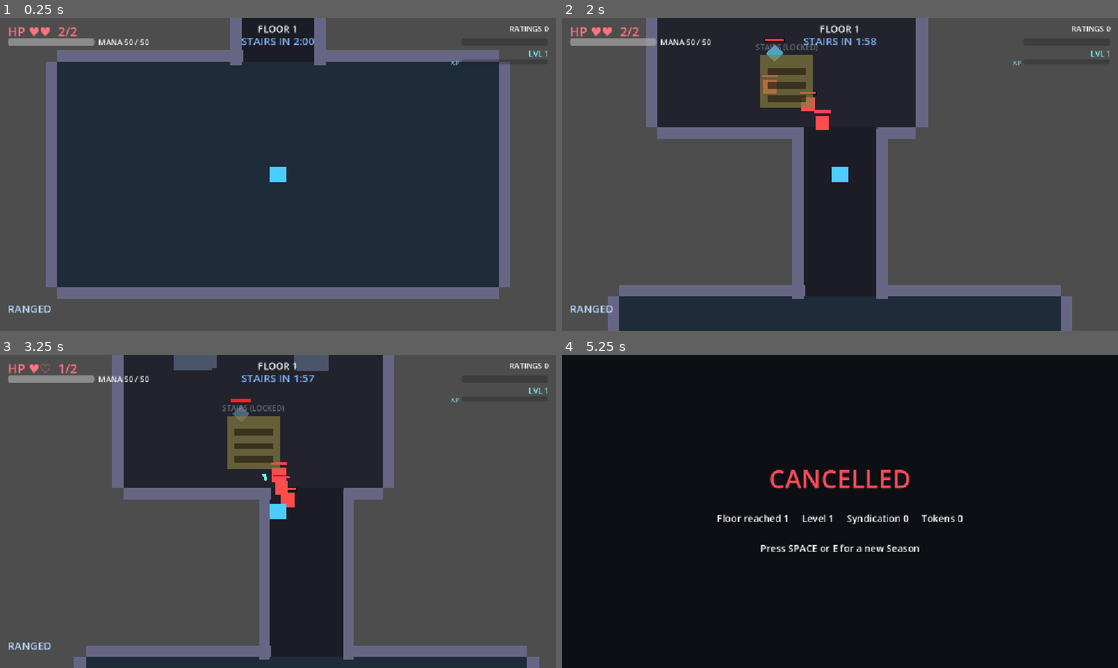
Above: before the commit, frames 1-4 (two rows, left to right).
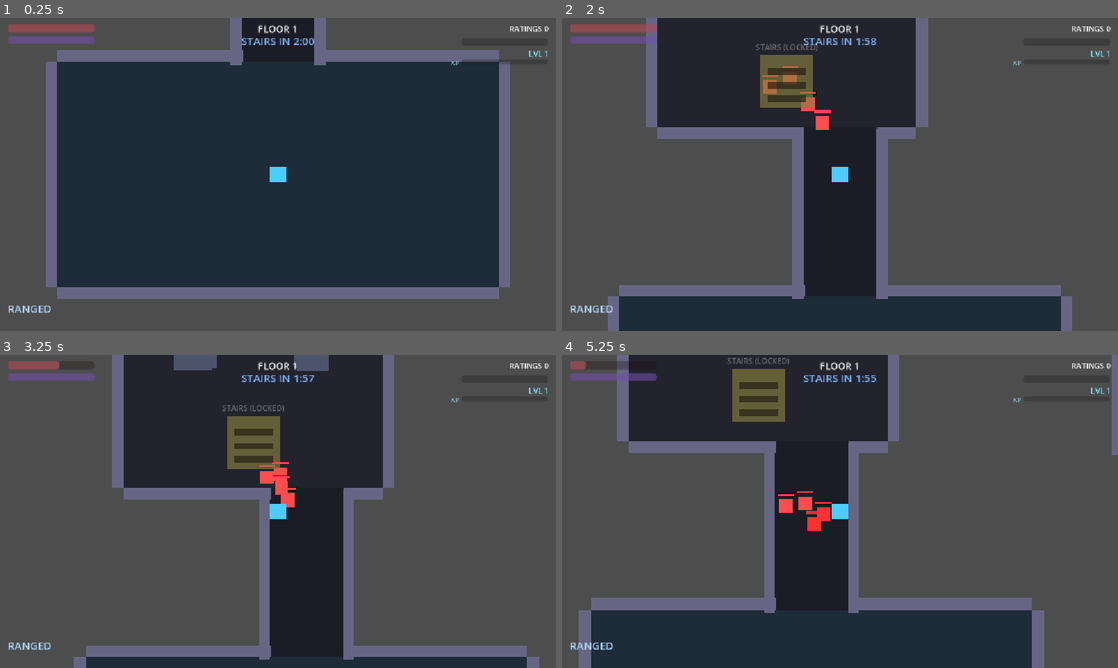
Above: after the commit, the same moments.

Repository: nderman/dungeon-grinder-cal
Game: Godot game, scene res://Floor.tscn
Two runs of this game, one before a commit and one after it. Both use one fixed random seed, a clock stepped at 60 frames per second and the inputs below.
Inputs (mouse positions are in pixels of both pictures, inside the frame that each line leads up to):
- Up to frame 1 (0.25 s): no input
- Up to frame 2 (2 s): tap Enter (ui_accept) at 0.5, 0.77, 0.8, 1.07, 1.35, 1.52, 1.82 s; move the mouse to (812, 237) at 0.52 s; hold E (interact) 0.53-1.28 s; hold W (move_up) from 0.53 s (still down); move the mouse to (1006, 221) at 1.27 s; tap E (interact) at 1.55 s
- Up to frame 3 (3.25 s): move the mouse to (111, 464) at 2.02 s; release W (move_up) at 2.03 s; hold Enter (ui_accept) 2.03-2.78 s; hold A (move_left) from 2.03 s (still down); tap Down (aim_down) at 2.1 s; move the mouse to (305, 511) at 2.77 s; tap Left (aim_left) at 2.85 s; tap Enter (ui_accept) at 3.02 s; tap E (interact) at 3.05 s
- Up to frame 4 (5.25 s): tap Enter (ui_accept) at 3.32, 4.52, 4.82 s; move the mouse to (756, 433) at 3.52 s; release A (move_left) at 3.53 s; hold S (move_down) 3.53-4.28 s; hold Enter (ui_accept) 3.53-4.28 s; tap Right (aim_right) at 3.6 s; move the mouse to (962, 495) at 4.27 s; hold D (move_right) 4.28-5.03 s; tap Up (aim_up) at 4.35 s; tap E (interact) at 4.55 s; move the mouse to (728, 527) at 5.02 s; hold W (move_up) from 5.03 s (still down); hold Space (dash) from 5.03 s (still down)

The runs differ from the first frame. In frame 1, 1.1% of the frame differs, in the area x 1-27%, y 2-9%; in frame 2, 1.3%; in frame 3, 1.1%; in frame 4, 94%, in the area x 0-100%, y 0-100%.

Commit message:
Health bar + HP-pool rescale; boss navmesh, knockback & arena fixes
Health is now a continuous HP pool, and the boss arena behaves.

Health:
- HP pool = CON×4 (≈ 20 HP per old heart). Only the player pool and what damages/
  heals it scaled ×20 (enemy damage 20, boss 40/20, collapse 20, potions (1+tier)·20)
  — enemy HP and player weapon damage stay in their own unit, so lethality is
  unchanged. Continuous pool enables granular heals + the planned CON regen.
- HUD: heart glyphs → a red health bar + purple mana bar; dropped the HP/MANA text.

Boss / arena:
- Boss wedging fixed properly: cover is baked into the navmesh as obstructions, at two
  agent radii — mobs (22, default map) and a boss-sized mesh (48, its own map, freed in
  _exit_tree). The boss collides with cover but paths AROUND it; beeline fallback if a
  path can't be found. Floor Boss scale 1.7→1.45 so it fits 150px doorways.
- Knockback no longer punts enemies through walls / out of the map (move_and_collide);
  big bosses (scale ≥ 1.3) aren't shoved.
- Boss rooms spawn adds (more on lower floors) that stay dormant until the arena locks,
  then wake with the boss.

Co-Authored-By: Claude Opus 4.7 (1M context) <noreply@anthropic.com>

Diff:
--- a/game-client/components/AIComponent.gd
+++ b/game-client/components/AIComponent.gd
@@ -14,7 +14,7 @@
 @export var attack_range: float = 60.0
 @export var telegraph_duration: float = 0.3   # Glitch-Goblin baseline
 @export var attack_cooldown: float = 1.2
-@export var damage_hearts: float = 1.0          # mobs 1, bosses 2
+@export var damage_hearts: float = 20.0         # damage dealt to the player, in HP (20 = 1 old heart)
 @export var move_speed: float = 240.0           # chase speed (bosses set this low)
 @export var start_active: bool = true           # bosses start dormant until the arena locks
 @export var lunge: bool = true                  # commit a forward lunge on attack so it connects
@@ -66,6 +66,11 @@
 func activate() -> void:
 	_active = true
 
+# Route this mob's pathfinding through a specific nav map (the boss uses its own boss-sized mesh).
+func set_nav_map(map: RID) -> void:
+	if _agent:
+		_agent.set_navigation_map(map)
+
 # Damage acquires the player as target regardless of distance. Dormant bosses ignore it
 # (they stay inert until the arena locks); healing (current rising) never aggros.
 func _on_health_changed(current: float, _maximum: float) -> void:
@@ -134,7 +139,9 @@
 		# Path toward the player through doorways rather than beelining into walls.
 		_agent.target_position = target.global_position
 		var step := _agent.get_next_path_position()
-		var dir := (step - global_position)
+		var dir := step - global_position
+		if dir.length() <= 1.0:
+			dir = target.global_position - global_position   # nav gave no path → beeline as a fallback
 		if dir.length() > 1.0:
 			move_comp.handle_movement(delta, dir.normalized(), move_speed)
 
--- a/game-client/data/LootData.gd
+++ b/game-client/data/LootData.gd
@@ -33,12 +33,12 @@
 func is_consumable(id: String) -> bool:
 	return ITEMS.get(id, {}).get("kind", "gear") == "consumable"
 
-# Single source of truth for a consumable's effect: {stat, amount}. CON heals (1+tier)
-# hearts; INT restores (1+tier)*10 mana. Used by both apply (Player) and describe (tooltip).
+# Single source of truth for a consumable's effect: {stat, amount}. CON heals (1+tier)·20 HP
+# (20 HP = 1 old heart); INT restores (1+tier)·10 mana. Used by apply (Player) + describe (tooltip).
 func consumable_effect(id: String, tier: int) -> Dictionary:
 	var tags: Array = ITEMS.get(id, {}).get("tags", [])
 	if "CON" in tags:
-		return {"stat": "CON", "amount": 1 + tier}
+		return {"stat": "CON", "amount": (1 + tier) * 20}
 	if "INT" in tags:
 		return {"stat": "INT", "amount": (1 + tier) * 10}
 	return {"stat": "", "amount": 0}
@@ -52,12 +52,12 @@
 		out[s] = amount
 	return out
 
-# Human-readable bonus line, e.g. "+3 STR, +3 INT" or "Heal 3♥" / "+30 Mana".
+# Human-readable bonus line, e.g. "+3 STR, +3 INT" or "Heal 40 HP" / "+30 Mana".
 func describe(id: String, tier: int) -> String:
 	if is_consumable(id):
 		var e := consumable_effect(id, tier)
 		match e["stat"]:
-			"CON": return "Heal %d♥" % int(e["amount"])
+			"CON": return "Heal %d HP" % int(e["amount"])
 			"INT": return "+%d Mana" % int(e["amount"])
 			_: return "Consumable"
 	var parts: PackedStringArray = []
--- a/game-client/entities/enemies/MeatGrinderGolem.tscn
+++ b/game-client/entities/enemies/MeatGrinderGolem.tscn
@@ -33,7 +33,7 @@
 attack_range = 110.0
 telegraph_duration = 0.8
 attack_cooldown = 1.4
-damage_hearts = 2.0
+damage_hearts = 40.0
 move_speed = 130.0
 
 [node name="HealthBar" type="Node2D" parent="."]
--- a/game-client/entities/enemies/SyndicateSniper.tscn
+++ b/game-client/entities/enemies/SyndicateSniper.tscn
@@ -34,7 +34,7 @@
 attack_range = 340.0
 telegraph_duration = 1.2
 attack_cooldown = 1.6
-damage_hearts = 1.0
+damage_hearts = 20.0
 move_speed = 150.0
 ranged = true
 projectile_scene = ExtResource("5_bolt")
--- a/game-client/entities/player/Player.gd
+++ b/game-client/entities/player/Player.gd
@@ -84,11 +84,13 @@
 func _derive_vitals(full: bool) -> void:
 	var con := int(current_stats["CON"])
 	var intel := int(current_stats["INT"])
+	# HP pool = CON × 4 (≈ the old "1 heart / 5 CON" × 20 HP-per-heart). A continuous pool lets
+	# damage/heals/regen be granular and shows as a smooth bar.
 	if full:
-		health_comp.initialize_health(floor(con / 5.0))   # 1 heart / 5 CON
+		health_comp.initialize_health(con * 4)
 		mana_comp.initialize_mana(intel)                   # 5 mana / INT
 	else:
-		health_comp.set_max_hearts(floor(con / 5.0))
+		health_comp.set_max_hearts(con * 4)
 		mana_comp.set_max_mana(intel)
 	protection_comp.base_dr = con * ProtectionComponent.DR_PER_CON
 	base_speed = 300.0 + (current_stats["DEX"] * 5.0)
@@ -210,9 +212,11 @@
 		var prot := e.get_node_or_null("ProtectionComponent") as ProtectionComponent
 		var hit: float = prot.handle_incoming_damage(dmg) if prot else dmg
 		hc.take_damage(hit)
-		# Shove survivors only — don't fling a corpse that's queued to free this frame.
-		if is_instance_valid(e) and not e.is_queued_for_deletion():
-			e.global_position += (to_e / dist) * knock
+		# Shove survivors only — don't fling a corpse that's queued to free this frame. Big bosses
+		# (scale ≥ 1.3) are too heavy to shove (and shoving them risks nav pockets). move_and_collide
+		# so the shove STOPS at walls — no punting enemies through geometry / out of the map.
+		if is_instance_valid(e) and not e.is_queued_for_deletion() and e is CharacterBody2D and e.scale.x < 1.3:
+			(e as CharacterBody2D).move_and_collide((to_e / dist) * knock)
 	SignalBus.spell_cast.emit("Melee", global_position)   # SFX / feedback hook
 	_melee_fx.play(aim_dir, MELEE_RANGE, MELEE_ARC_DEG)   # the visible sweep
 	await get_tree().create_timer(melee_cooldown).timeout
--- a/game-client/levels/LevelGenerator.gd
+++ b/game-client/levels/LevelGenerator.gd
@@ -29,14 +29,17 @@
 const STAIRS_SCENE := preload("res://entities/Stairs.tscn")
 
 # Boss tiers. Scale + tint read the tier at a glance (Floor Boss = giant deep-red brute).
-const FLOOR_BOSS := {"hearts": 20.0, "damage": 2.0, "scale": 1.7, "tint": Color(1, 0.85, 0.85), "telegraph": 0.55, "speed": 340.0, "xp": 300}
-const NEIGHBORHOOD_BOSS := {"hearts": 8.0, "damage": 1.0, "scale": 0.95, "tint": Color(1.0, 0.65, 0.3), "telegraph": 0.7, "speed": 290.0, "xp": 120}
+# "hearts" = the boss's own HP (enemy pool, unscaled); "damage" = damage to the player in HP
+# (×20 of the old per-heart value, matching the player's HP pool).
+const FLOOR_BOSS := {"hearts": 20.0, "damage": 40.0, "scale": 1.45, "tint": Color(1, 0.85, 0.85), "telegraph": 0.55, "speed": 340.0, "xp": 300}
+const NEIGHBORHOOD_BOSS := {"hearts": 8.0, "damage": 20.0, "scale": 0.95, "tint": Color(1.0, 0.65, 0.3), "telegraph": 0.7, "speed": 290.0, "xp": 120}
 
 var rooms: Array = []            # [{rect:Rect2, type:String, node:Room}]
 var corridors: Array = []        # [{rect:Rect2, a:int, b:int}] — a,b = the room indices it links
 var walkable: Array[Rect2] = []
 var edges: Array = []            # MST room-pairs [i, j]
 var degree: Array[int] = []      # connections per room (leaf = 1)
+var boss_nav_map: RID            # separate, boss-sized nav map (bigger clearance around cover/walls)
 
 func _ready() -> void:
 	# Floor.tscn is the main scene, so a fresh launch lands here without the Green Room —
@@ -366,19 +369,42 @@
 			return true
 	return false
 
-# Bake a navigation mesh over the walkable union so mobs path through doorways instead of
-# beelining into walls. Each walkable rect is a traversable outline; baking unions them and
-# insets by the agent radius (kept under DOOR width so corridor mouths stay passable).
+# Bake navigation meshes over the walkable union, with COVER carved out as obstructions so
+# agents path AROUND cover instead of into it. Two meshes at different agent radii: a small one
+# (default map) for mobs, and a boss-sized one (separate map) so the big boss keeps clearance and
+# never wedges between cover and a wall.
 func _build_navmesh() -> void:
 	var src := NavigationMeshSourceGeometryData2D.new()
 	for r in walkable:
-		src.add_traversable_outline(PackedVector2Array([r.position, Vector2(r.end.x, r.position.y), r.end, Vector2(r.position.x, r.end.y)]))
+		src.add_traversable_outline(_rect_outline(r))
+	for r in rooms:
+		for cr in r["node"].cover_world_rects():
+			src.add_obstruction_outline(_rect_outline(cr))   # holes in the mesh where cover is
+	# Mob mesh on the default map.
+	_make_nav_region(src, 22.0, get_world_2d().navigation_map)
+	# Boss mesh on its own map (bigger clearance) — the boss agent uses this. Radius kept moderate
+	# (48) so it doesn't over-carve small cover-filled rooms into an empty mesh.
+	boss_nav_map = NavigationServer2D.map_create()
+	NavigationServer2D.map_set_active(boss_nav_map, true)
+	NavigationServer2D.map_set_cell_size(boss_nav_map, NavigationServer2D.map_get_cell_size(get_world_2d().navigation_map))
+	_make_nav_region(src, 48.0, boss_nav_map)
+
+# Free the boss nav map when this floor is torn down (descent/death) so the RID doesn't leak.
+func _exit_tree() -> void:
+	if boss_nav_map.is_valid():
+		NavigationServer2D.free_rid(boss_nav_map)
+
+func _rect_outline(r: Rect2) -> PackedVector2Array:
+	return PackedVector2Array([r.position, Vector2(r.end.x, r.position.y), r.end, Vector2(r.position.x, r.end.y)])
+
+func _make_nav_region(src: NavigationMeshSourceGeometryData2D, agent_radius: float, map: RID) -> void:
 	var np := NavigationPolygon.new()
-	np.agent_radius = 22.0
+	np.agent_radius = agent_radius
 	NavigationServer2D.bake_from_source_geometry_data(np, src)
 	var region := NavigationRegion2D.new()
 	region.navigation_polygon = np
 	add_child(region)
+	region.set_navigation_map(map)
 
 # --- Populate --------------------------------------------------------------------------------
 
@@ -391,14 +417,18 @@
 					_spawn_enemy(r["node"])
 			"Boss":
 				_spawn_boss(r, FLOOR_BOSS, true)
+				for _i in range(maxi(0, 4 - GameManager.current_floor)):   # adds, more on lower floors
+					_spawn_enemy(r["node"], true)   # dormant — wake with the boss on lock
 			"MiniBoss":
 				_spawn_boss(r, NEIGHBORHOOD_BOSS, false)
+				for _i in range(maxi(0, 2 - GameManager.current_floor)):
+					_spawn_enemy(r["node"], true)
 			"PhaseDoor":
 				if phase_door_scene:
 					var pd := phase_door_scene.instantiate()
 					r["node"].add_child(pd)
 
-func _spawn_enemy(room: Room) -> void:
+func _spawn_enemy(room: Room, dormant: bool = false) -> void:
 	var scene := enemy_scene
 	if ranged_enemy_scene != null and randf() < ranged_enemy_chance:
 		scene = ranged_enemy_scene
@@ -412,6 +442,8 @@
 	var ai := e.get_node_or_null("AIComponent")
 	if ai:
 		ai.damage_hearts *= m
+		if dormant:
+			ai.start_active = false   # boss-room adds stay put until the arena locks
 	room.enemies_root.add_child(e)
 	e.global_position = room.interior_point()
 
@@ -436,6 +468,8 @@
 	b.scale = Vector2(tier["scale"], tier["scale"])
 	b.modulate = tier["tint"]
 	room.enemies_root.add_child(b)
+	if ai and ai.has_method("set_nav_map") and boss_nav_map.is_valid():
+		ai.set_nav_map(boss_nav_map)   # path with boss-sized clearance (no wedging on cover/walls)
 	b.global_position = room.global_position
 	_arm_boss_lock(r, b)
 	# Killing the Floor Boss opens the (scattered) stairs EARLY — that plus its loot is the
@@ -473,6 +507,11 @@
 			if bar:
 				barriers.append(bar)
 	r["barriers"] = barriers
+	# Wake the boss AND its dormant adds together, now that the player's sealed in.
+	for e in r["node"].enemies_root.get_children():
+		var eai: Node = e.get_node_or_null("AIComponent")
+		if eai and eai.has_method("activate"):
+			eai.activate()
 	var ai := boss.get_node_or_null("AIComponent")
 	if ai and ai.has_method("activate"):
 		ai.activate()
--- a/game-client/levels/Room.gd
+++ b/game-client/levels/Room.gd
@@ -130,6 +130,13 @@
 	_cover_bodies.append(_add_block(pos, block_size, COVER_COLOR))
 	_cover_rects.append(Rect2(pos - block_size * 0.5 - Vector2(40, 40), block_size + Vector2(80, 80)))
 
+# Cover footprints in WORLD space (for baking nav-mesh obstructions so agents path AROUND cover).
+func cover_world_rects() -> Array:
+	var out := []
+	for r in _cover_rects:
+		out.append(Rect2(global_position + r.position, r.size))
+	return out
+
 # Free any cover blocks near a point (so a stair / feature dropped in after isn't walled off).
 func clear_cover_at(local_pos: Vector2, radius: float) -> void:
 	for b in _cover_bodies:
--- a/game-client/scripts/autoloads/GameManager.gd
+++ b/game-client/scripts/autoloads/GameManager.gd
@@ -13,7 +13,7 @@
 # **collapse** deadline at COLLAPSE_TIME ends the floor (lethal DoT if you're still on it).
 const STAIRS_OPEN_TIME := 120.0        # stairs auto-open at this elapsed time (skip-boss path)
 const COLLAPSE_TIME := 300.0           # floor collapses (lethal) at this elapsed time
-const COLLAPSE_DMG := 1.0              # hearts per tick once collapsing
+const COLLAPSE_DMG := 20.0             # HP per tick once collapsing (= 1 old heart)
 const COLLAPSE_INTERVAL := 0.5         # seconds between collapse ticks
 const FLOOR_DMG_PER_DEPTH := 0.2       # enemy hearts/damage scale: ×(1 + 0.2·(floor−1))
 
--- a/game-client/ui/CombatHUD.gd
+++ b/game-client/ui/CombatHUD.gd
@@ -4,9 +4,8 @@
 # so it works no matter the _ready order.
 extends CanvasLayer
 
-@onready var hearts: Label = $Hearts
+@onready var health_bar: ProgressBar = $HealthBar
 @onready var mana_bar: ProgressBar = $ManaBar
-@onready var mana_label: Label = $ManaLabel
 @onready var ratings: Label = $Ratings
 @onready var hype_bar: ProgressBar = $HypeBar
 @onready var level_label: Label = $Level
@@ -102,18 +101,12 @@
 		_on_mana(mc.current_mana, mc.max_mana)
 
 func _on_health(current: float, maximum: float) -> void:
-	hearts.text = "HP %s  %s/%s" % [_hearts_glyphs(current, maximum), _fmt(current), _fmt(maximum)]
-
-func _hearts_glyphs(current: float, maximum: float) -> String:
-	var s := ""
-	for i in range(int(ceil(maximum))):
-		s += "♥" if current >= float(i + 1) else "♡"   # the trailing number shows any half
-	return s
+	health_bar.max_value = maxf(1.0, maximum)
+	health_bar.value = current
 
 func _on_mana(current: float, maximum: float) -> void:
 	mana_bar.max_value = maximum
 	mana_bar.value = current
-	mana_label.text = "MANA %d / %d" % [int(current), int(maximum)]
 
 func _on_rating(v: int) -> void:
 	ratings.text = "RATINGS %d" % v
@@ -149,7 +142,3 @@
 	var tw := create_tween()
 	tw.tween_interval(0.6)
 	tw.tween_property(ticker, "modulate:a", 0.0, 0.6)
-
-func _fmt(v: float) -> String:
-	var h := snappedf(v, 0.5)
-	return "%d" % int(roundf(h)) if is_equal_approx(h, roundf(h)) else "%.1f" % h
--- a/game-client/ui/CombatHUD.tscn
+++ b/game-client/ui/CombatHUD.tscn
@@ -5,30 +5,25 @@
 [node name="CombatHUD" type="CanvasLayer"]
 script = ExtResource("1_hud")
 
-[node name="Hearts" type="Label" parent="."]
+[node name="HealthBar" type="ProgressBar" parent="."]
+modulate = Color(1, 0.4, 0.45, 1)
 offset_left = 16.0
-offset_top = 10.0
-offset_right = 480.0
-offset_bottom = 50.0
-theme_override_font_sizes/font_size = 26
-theme_override_colors/font_color = Color(1, 0.45, 0.5, 1)
-text = "HP — / —"
+offset_top = 12.0
+offset_right = 196.0
+offset_bottom = 30.0
+max_value = 60.0
+value = 60.0
+show_percentage = false
 
 [node name="ManaBar" type="ProgressBar" parent="."]
+modulate = Color(0.62, 0.42, 0.95, 1)
 offset_left = 16.0
-offset_top = 42.0
+offset_top = 38.0
 offset_right = 196.0
-offset_bottom = 58.0
+offset_bottom = 54.0
 max_value = 50.0
 value = 50.0
 show_percentage = false
-
-[node name="ManaLabel" type="Label" parent="."]
-offset_left = 204.0
-offset_top = 38.0
-offset_right = 400.0
-offset_bottom = 60.0
-text = "MANA — / —"
 
 [node name="Boxes" type="Label" parent="."]
 offset_left = 16.0
Not shown, changed: docs/GDD.md
